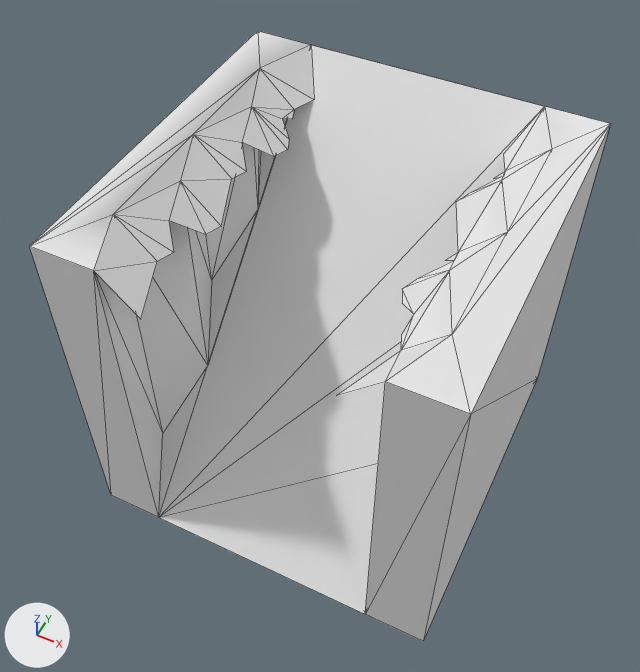
One commit to the OBJ model DynamicLab/Assets/Nature Kit/Models/OBJ format/cliff_blockSlopeWalls_rock.obj: the scene before it, then after it.
One viewpoint serves both versions: a 50 mm lens placed at (0.688, -1.484, 2.289), pointed at (-0.035, -0.039, 0.483). Every picture has the same lights, and +X, +Y and +Z are marked at lower left. The first picture is the older version. Mesh edges are drawn as thin lines. Where no turn or scale is listed for an object, it has been applied to the vertices.

Script lines for the objects in view, before the commit:
```python
mat_dirt = principled_material('dirt')
mat_dirt.base_color = (0.8, 0.8, 0.8)  # white #e7e7e7
mat_dirt.roughness = 1.0
mat_grass = principled_material('grass')
mat_grass.base_color = (0.8, 0.8, 0.8)  # white #e7e7e7
mat_grass.roughness = 1.0
me_cliff_blockslopewalls_rock = bpy.data.meshes.new('cliff_blockSlopeWalls_rock')
me_cliff_blockslopewalls_rock.from_pydata(...)  # 66 vertices, 106 faces; spans x -0.5..0.5, y -0.5..0.5, z 0.0..1.0
# faces by material slot: [38, 68]
me_cliff_blockslopewalls_rock.materials.append(mat_dirt)  # white #e7e7e7
me_cliff_blockslopewalls_rock.materials.append(mat_grass)  # white #e7e7e7
ob_cliff_blockslopewalls_rock = bpy.data.objects.new('cliff_blockSlopeWalls_rock', me_cliff_blockslopewalls_rock)
ob_cliff_blockslopewalls_rock.location = (0.0, 0.0, 0.0)
```
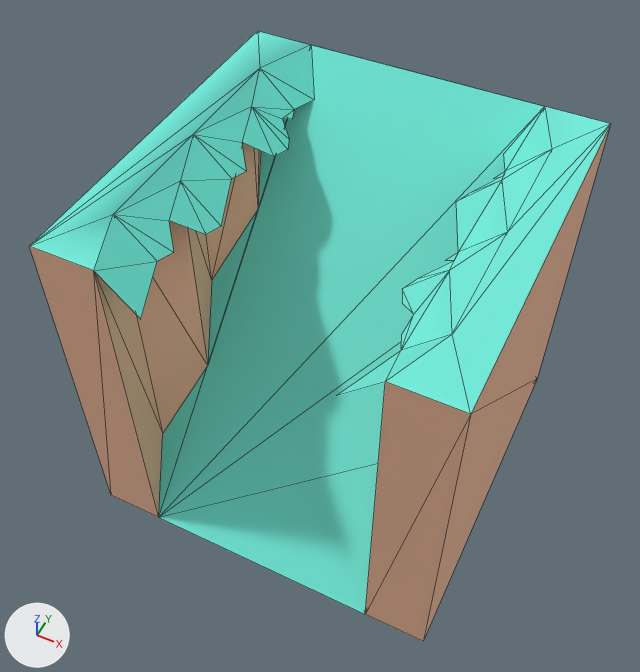
The change, as a list of edits to the scene's bpy script:
```text
Change mat_dirt:
    mat_dirt.base_color: (0.8, 0.8, 0.8) -> (0.886, 0.514, 0.341)  # white #e7e7e7 -> beige #f2be9e
Change mat_grass:
    mat_grass.base_color: (0.8, 0.8, 0.8) -> (0.173, 0.847, 0.722)  # white #e7e7e7 -> cyan #73eddd
```

What differs and where, as boxes (x1, y1, x2, y2) in the pictures (640 x 672 px):
'cliff_blockSlopeWalls_rock', recoloured: (29, 31, 610, 641) in both
